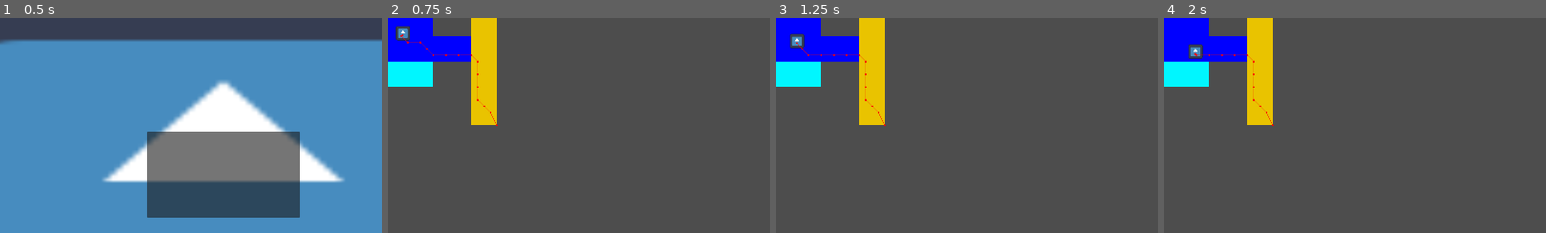
Above: before the commit, frames 1-4 (left to right).
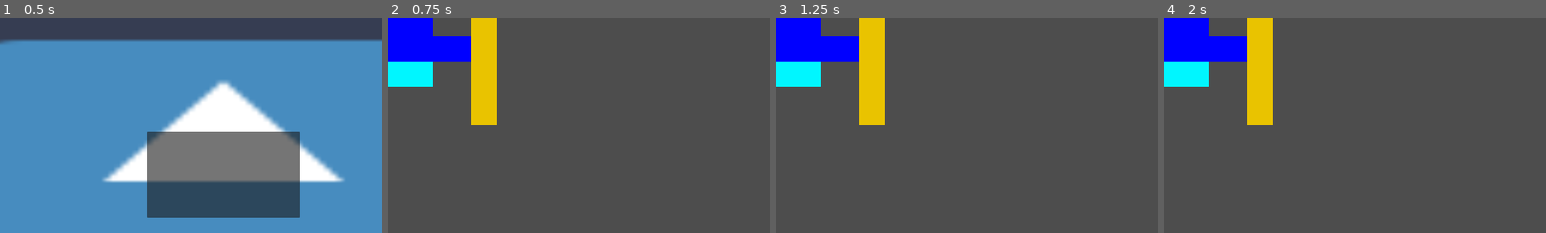
Above: after the commit, the same moments.

Repository: mntjams/game-jam-25-2
Game: Godot game, scene res://scenes/main_menu.tscn
The game is run twice, just before and just after one commit, with the same random seed, the same clock (stepped at 60 frames per second) and the same inputs. The engine's default icon, where the game draws it, is replaced by a stand-in: a white triangle on a blue panel in a dark square.
Inputs (mouse positions are % of the whole screen's width and height, from its top left):
- Up to frame 1 (0.5 s): no input
- Up to frame 2 (0.75 s): click (50, 50) at 0.5 s
- Up to frame 3 (1.25 s): no input
- Up to frame 4 (2 s): move the mouse to (72, 45) at 1.27 s
The pictures show only the part of the screen within x 21-71%, y 14-64%; the shares and areas given below are measured in that part.

Frame 1 is identical in both runs. In frame 2, 0.5% of the frame differs, in the area x 2-29%, y 3-51%; in frame 3, 0.5%; in frame 4, 0.5%.

Commit message:
player separation

Diff:
--- a/scenes/game.tscn
+++ b/scenes/game.tscn
@@ -1,8 +1,6 @@
-[gd_scene load_steps=10 format=4 uid="uid://cdtnc2ucqxpfl"]
+[gd_scene load_steps=7 format=4 uid="uid://cdtnc2ucqxpfl"]
 
 [ext_resource type="Texture2D" uid="uid://c36ticp3qxjfv" path="res://assets/tileset/tilesheet2.png" id="1_80nbo"]
-[ext_resource type="Script" uid="uid://d1wsjjv1u2y0q" path="res://scripts/Navigation.gd" id="2_lnu2h"]
-[ext_resource type="Texture2D" uid="uid://b1sbwmgxviw67" path="res://assets/img/icon.svg" id="2_yqjtg"]
 
 [sub_resource type="NavigationPolygon" id="NavigationPolygon_yqjtg"]
 vertices = PackedVector2Array(16, 16, -16, 16, -16, -16, 16, -16)
@@ -141,9 +139,6 @@
 navigation_layer_0/layers = 1
 sources/1 = SubResource("TileSetAtlasSource_e2o6t")
 
-[sub_resource type="CircleShape2D" id="CircleShape2D_yqjtg"]
-radius = 20.0
-
 [node name="Game" type="Node2D"]
 
 [node name="TileMapLayer" type="TileMapLayer" parent="."]
@@ -156,23 +151,3 @@
 
 [node name="Bar" type="Node2D" parent="."]
 position = Vector2(639, 334)
-
-[node name="Player" type="CharacterBody2D" parent="."]
-position = Vector2(436, 184)
-script = ExtResource("2_lnu2h")
-
-[node name="Sprite2D" type="Sprite2D" parent="Player"]
-position = Vector2(0, -6)
-scale = Vector2(0.28125, 0.28125)
-texture = ExtResource("2_yqjtg")
-
-[node name="CollisionShape2D" type="CollisionShape2D" parent="Player"]
-shape = SubResource("CircleShape2D_yqjtg")
-
-[node name="NavigationAgent2D" type="NavigationAgent2D" parent="Player"]
-path_desired_distance = 5.0
-target_desired_distance = 5.0
-path_postprocessing = 1
-debug_enabled = true
-debug_use_custom = true
-debug_path_custom_color = Color(1, 0, 0, 1)
--- /dev/null
+++ b/scenes/player.tscn
@@ -0,0 +1,27 @@
+[gd_scene load_steps=4 format=3 uid="uid://cnqvyca6wo77l"]
+
+[ext_resource type="Script" uid="uid://d1wsjjv1u2y0q" path="res://scripts/Navigation.gd" id="1_g2els"]
+[ext_resource type="Texture2D" uid="uid://b1sbwmgxviw67" path="res://assets/img/icon.svg" id="2_qhqgy"]
+
+[sub_resource type="CircleShape2D" id="CircleShape2D_dqkch"]
+radius = 20.0
+
+[node name="Player" type="CharacterBody2D"]
+position = Vector2(436, 184)
+script = ExtResource("1_g2els")
+
+[node name="Sprite2D" type="Sprite2D" parent="."]
+position = Vector2(0, -6)
+scale = Vector2(0.28125, 0.28125)
+texture = ExtResource("2_qhqgy")
+
+[node name="CollisionShape2D" type="CollisionShape2D" parent="."]
+shape = SubResource("CircleShape2D_dqkch")
+
+[node name="NavigationAgent2D" type="NavigationAgent2D" parent="."]
+path_desired_distance = 5.0
+target_desired_distance = 5.0
+path_postprocessing = 1
+debug_enabled = true
+debug_use_custom = true
+debug_path_custom_color = Color(1, 0, 0, 1)
